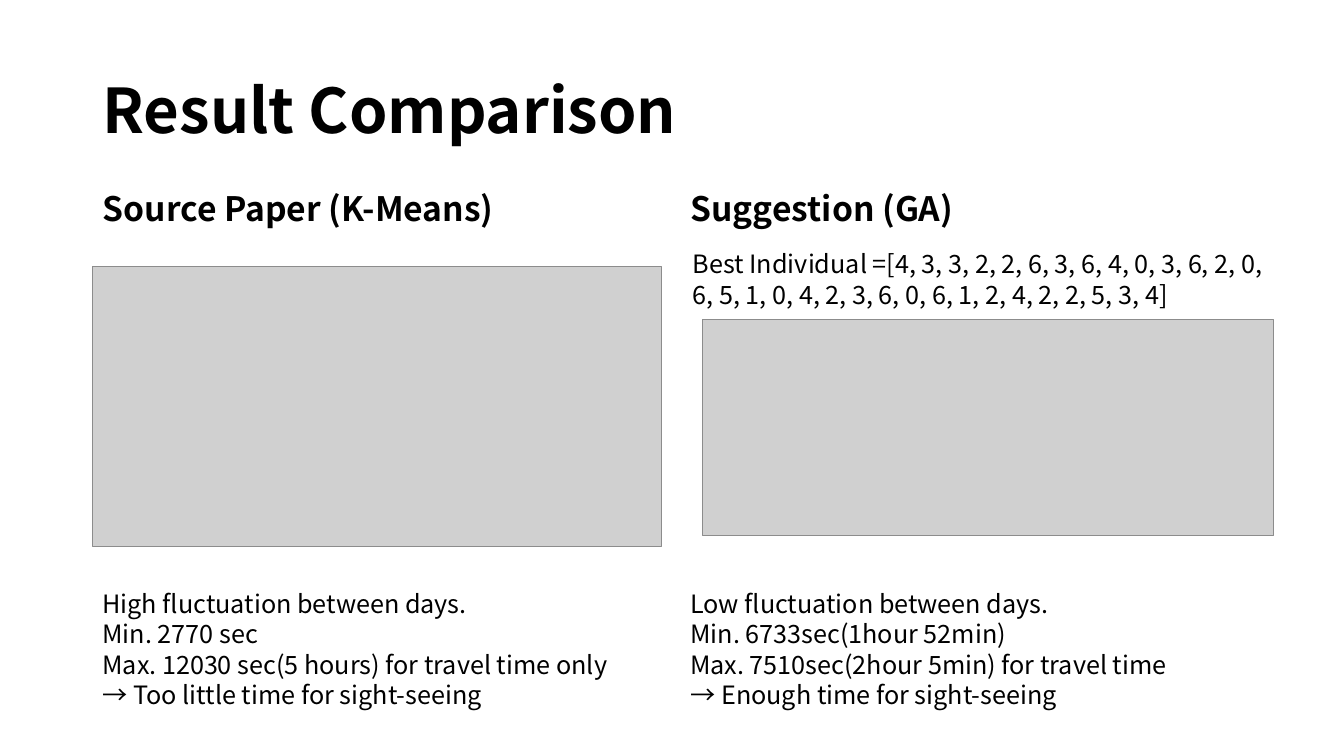
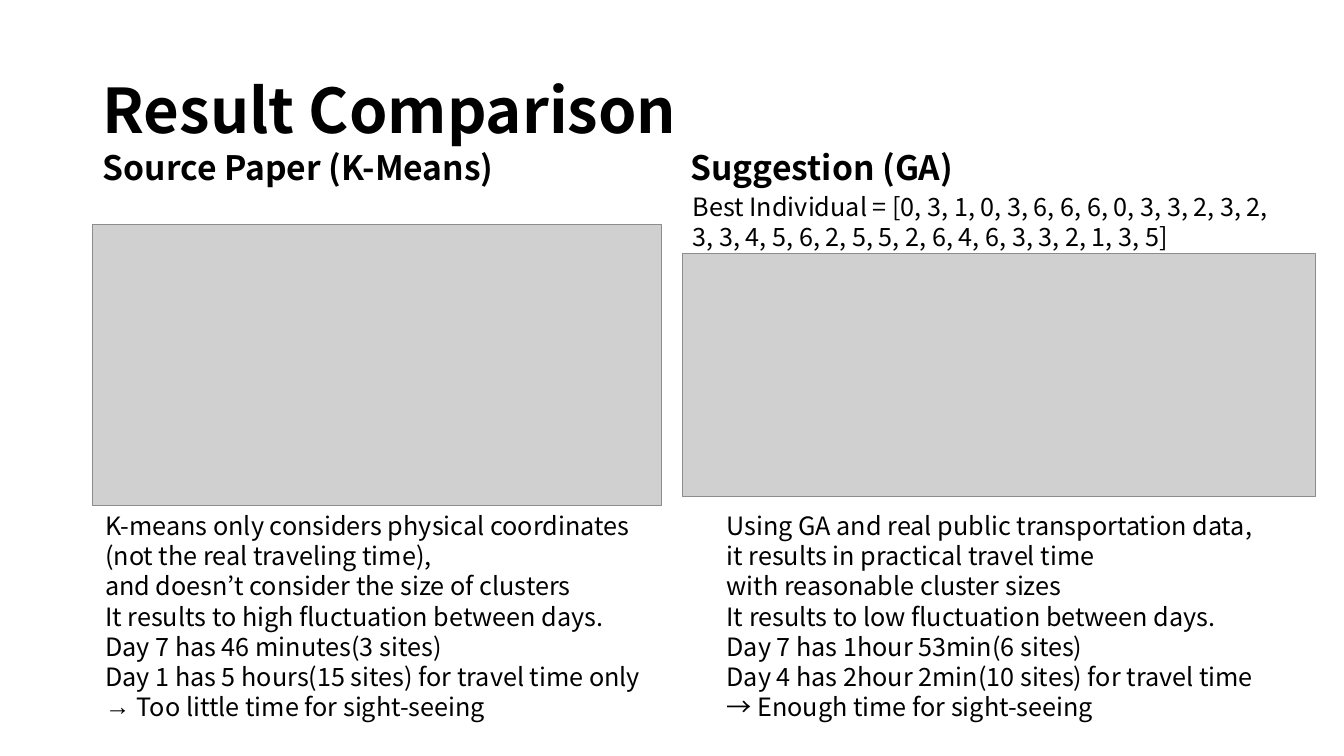
Before and after one commit to eslerkang/optimization-lab, a slide deck: slide 9 of iie4122/project/Travel Planner using GA and solving TSP - Team 12.pptx. Drawn at 1344x756 pixels with LibreOffice and Linux fonts; fonts in the diff are those of the drawing; grey boxes stand for pictures. Boxes give left, top, right and bottom in pixels: in the first picture for what was removed or moved away, otherwise in the second. Text is boxed around its words. In the diff, an @@ line names an element or a change of style, - is before the commit and + after.

```diff
--- a/iie4122/project/Travel Planner using GA and solving TSP - Team 12.pptx
+++ b/iie4122/project/Travel Planner using GA and solving TSP - Team 12.pptx
@@ 2 texts, 1 picture: place and size @@
-2 texts, 1 picture at <box>93,193,953,546</box>
+2 texts, 1 picture at <box>93,145,953,505</box>
@@ text at <box>693,196,1268,251</box>: text changed @@
-Best Individual =[4, 3, 3, 2, 2, 6, 3, 6, 4, 0, 3, 6, 2, 0, 6, 5, 1, 0, 4, 2, 3, 6, 0, 6, 1, 2, 4, 2, 2, 5, 3, 4]
+Best Individual = [0, 3, 1, 0, 3, 6, 6, 6, 0, 3, 3, 2, 3, 2, 3, 3, 4, 5, 6, 2, 5, 5, 2, 6, 4, 6, 3, 3, 2, 1, 3, 5]
@@ picture: place and size @@
-picture at <box>703,320,1274,535</box>
+picture at <box>683,254,1315,496</box>
@@ text "Using GA and real public ...": place and size @@
-text "Using GA and real public ..." at <box>690,592,1167,710</box>
+text "Using GA and real public ..." at <box>727,515,1253,723</box>
@@ text at <box>105,515,640,723</box>: text changed @@
-High fluctuation between days.
-Min. 2770 sec
-Max. 12030 sec(5 hours) for travel time only
-→ Too little time for sight-seeing
+K-means only considers physical coordinates
+(not the real traveling time),
+and doesn’t consider the size of clusters
+It results to high fluctuation between days.
+Day 7 has 46 minutes(3 sites)
+Day 1 has 5 hours(15 sites) for travel time only
+→ Too little time for sight-seeing
@@ text at <box>727,515,1253,692</box>: text changed @@
-Low fluctuation between days.
-Min. 6733sec(1hour 52min)
-Max. 7510sec(2hour 5min) for travel time
+Using GA and real public transportation data,
+it results in practical travel time
+with reasonable cluster sizes
+It results to low fluctuation between days.
+Day 7 has 1hour 53min(6 sites)
+Day 4 has 2hour 2min(10 sites) for travel time
```
Also in this commit, not shown: 1 other slide changed, 5 other files.
